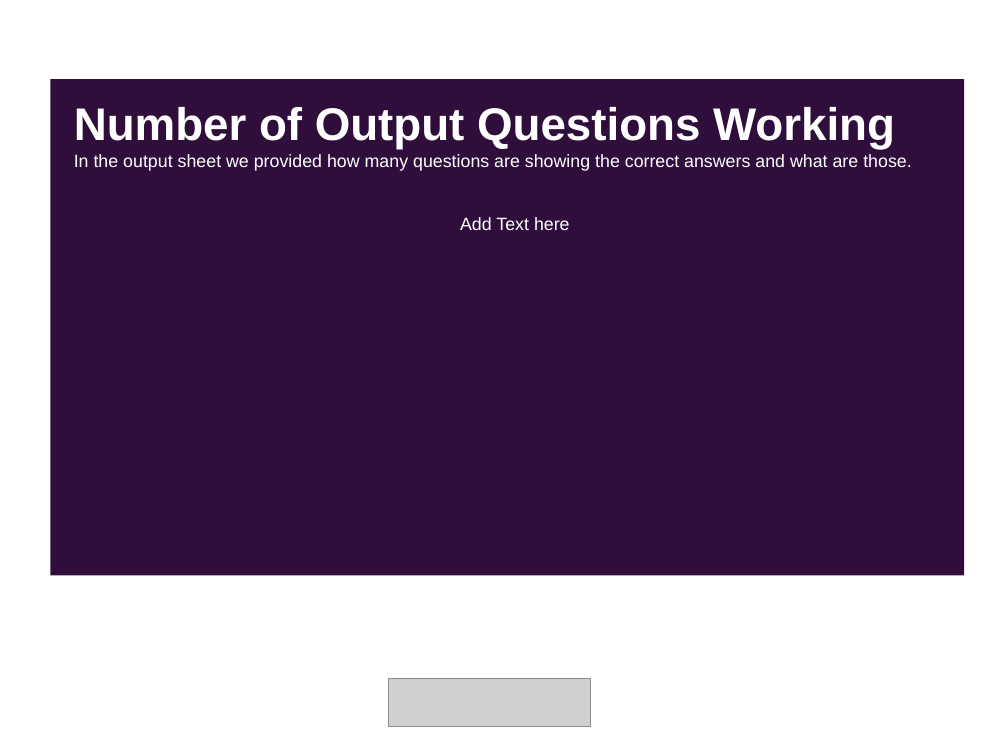
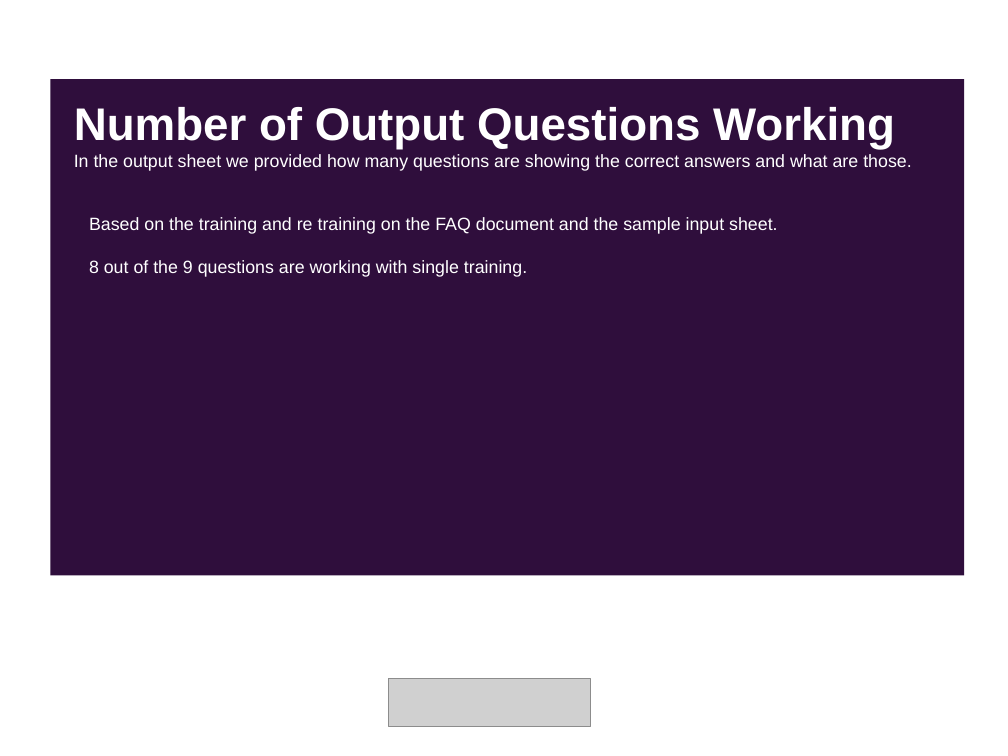
Before and after one commit to Snehashish30/NLP_chatbot, a slide deck: slide 9 of SolutionPresentation.pptx (slide 8 before the commit). Drawn at 1008x756 pixels with LibreOffice and Linux fonts; fonts in the diff are those of the drawing; grey boxes stand for pictures. Boxes give left, top, right and bottom in pixels: in the first picture for what was removed or moved away, otherwise in the second. Text is boxed around its words. In the diff, an @@ line names an element or a change of style, - is before the commit and + after.

```diff
--- a/SolutionPresentation.pptx
+++ b/SolutionPresentation.pptx
@@ text at box(89, 217, 777, 277): text changed @@
-Add Text here
+Based on the training and re training on the FAQ document and the sample input sheet.
+8 out of the 9 questions are working with single training.
```
Also in this commit, not shown: 10 other slides changed, 2 slides added, 1 slide removed, 14 other files.
